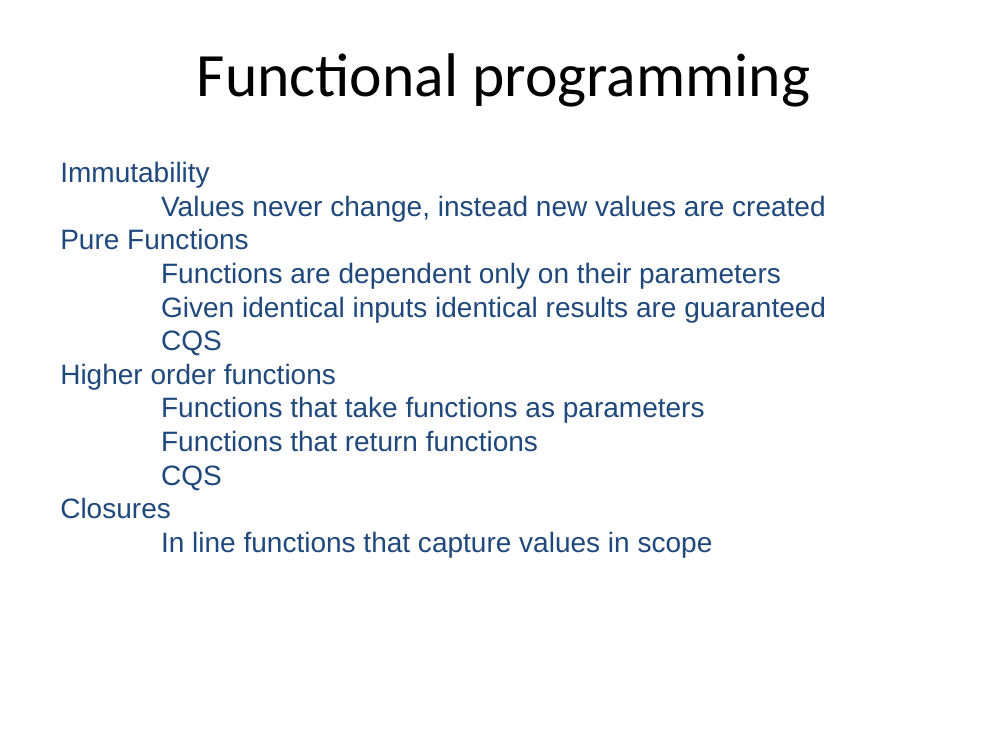
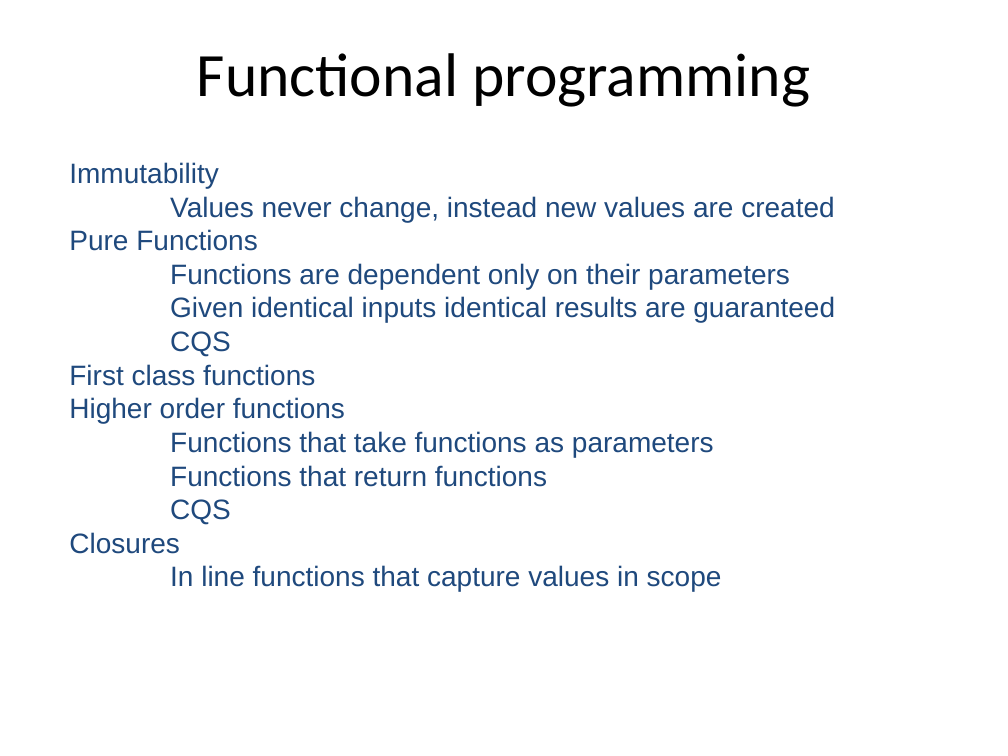
Before and after one commit to mlidbom/FSharpElevate, a slide deck: slide 3 of FSharp2.pptx. Drawn at 1008x756 pixels with LibreOffice and Linux fonts; fonts in the diff are those of the drawing. Boxes give left, top, right and bottom in pixels: in the first picture for what was removed or moved away, otherwise in the second. Text is boxed around its words. In the diff, an @@ line names an element or a change of style, - is before the commit and + after.

```diff
--- a/FSharp2.pptx
+++ b/FSharp2.pptx
@@ free "Immutability": place and size @@
-free "Immutability" at [50,149,958,527]
+free "Immutability" at [59,150,967,735]
@@ text in free at [69,364,315,386]: paragraph added @@
+First class functions
```
Also in this commit, not shown: 3 other slides changed, 1 other file.
